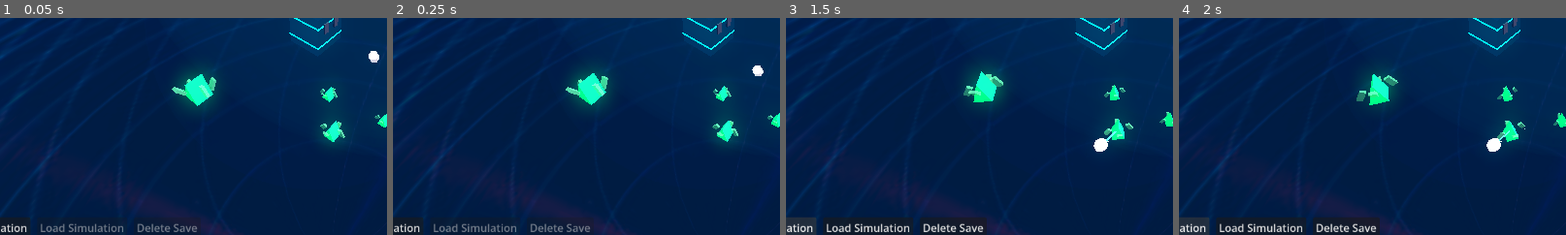
Above: before the commit, frames 1-4 (left to right).
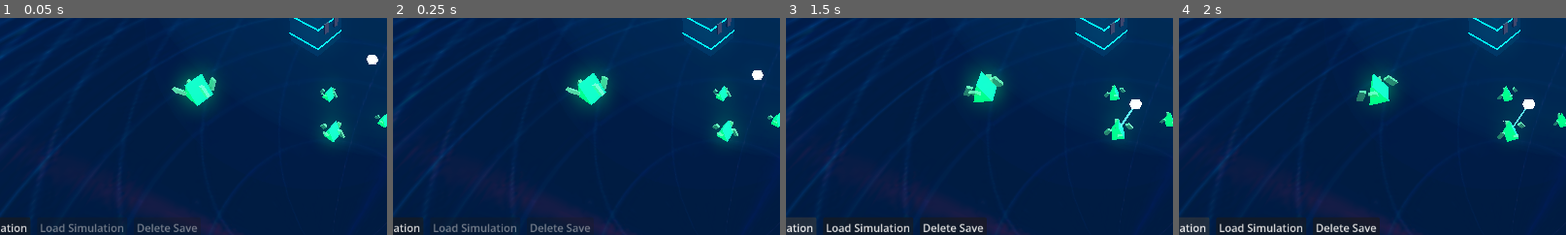
Above: after the commit, the same moments.

Repository: peterlavey/immanent
Game: Godot game, scene res://src/core/world/World.tscn
The game is run twice, just before and just after one commit, with the same random seed, the same clock (stepped at 60 frames per second) and the same inputs. Sound files missing from this copy of the repository are replaced by a short silence.
Inputs (mouse positions are % of the whole screen's width and height, from its top left):
- Up to frame 1 (0.05 s): no input
- Up to frame 2 (0.25 s): no input
- Up to frame 3 (1.5 s): move the mouse to (72, 45) at 0.52 s; click (72, 45) at 0.67 s; click "Save Simulation" at 1.25 s
- Up to frame 4 (2 s): no input
The pictures show only the part of the screen within x 9-59%, y 46-96%; the shares and areas given below are measured in that part.

The runs differ from the first frame. In frame 1, 0.1% of the frame differs, in the area x 94-98%, y 15-22%; in frame 2, 0.1%; in frame 3, 0.4%; in frame 4, 0.4%, in the area x 79-92%, y 37-62%.

Commit message:
Adjust upgrade costs and progression: Reduce cost multiplier (1.5 → 1.25), lower G2 fusion cost (50 KB → 25 KB), and Core evolution level 3 cost (256 KB → 128 KB) to improve balance and mission progression. Update tasks documentation.

Diff:
--- a/src/ui/upgrade_menu/UpgradeMenu.gd
+++ b/src/ui/upgrade_menu/UpgradeMenu.gd
@@ -199,7 +199,7 @@
 
 func get_upgrade_cost(type: String) -> int:
 	var base_cost = 0
-	var multiplier = 1.5
+	var multiplier = 1.25 # Reduced from 1.5 to make subsequent upgrades cheaper
 
 	var level = upgrade_levels.get(type, 0)
 	if type == "genezis_count":
@@ -212,13 +212,12 @@
 		"fov": base_cost = 100
 		"genezis_count": base_cost = 250
 		"evolution":
-			base_cost = 1024 if level == 0 else 1048576 # 1 KB for first evolution, 1 MB for others
-		"fusion": base_cost = 524288 # 512 KB to fuse
+			base_cost = 1024 if level == 0 else 131072 # 1 KB for first evolution, 128 KB for others (reduced from 256 KB)
+		"fusion": base_cost = 25600 # 25 KB to fuse, reduced from 50 KB
 
 	if type == "fusion":
-		# Fusion cost also depends on how many G2s we already have?
-		# For now just use base_cost * multiplier^level
-		pass
+		# For fusion, level should represent how many G2s we have
+		level = get_tree().get_nodes_in_group("genezis_g2").size()
 
 	return int(base_cost * pow(multiplier, level))
 
Not shown, changed: docs/tasks.md
